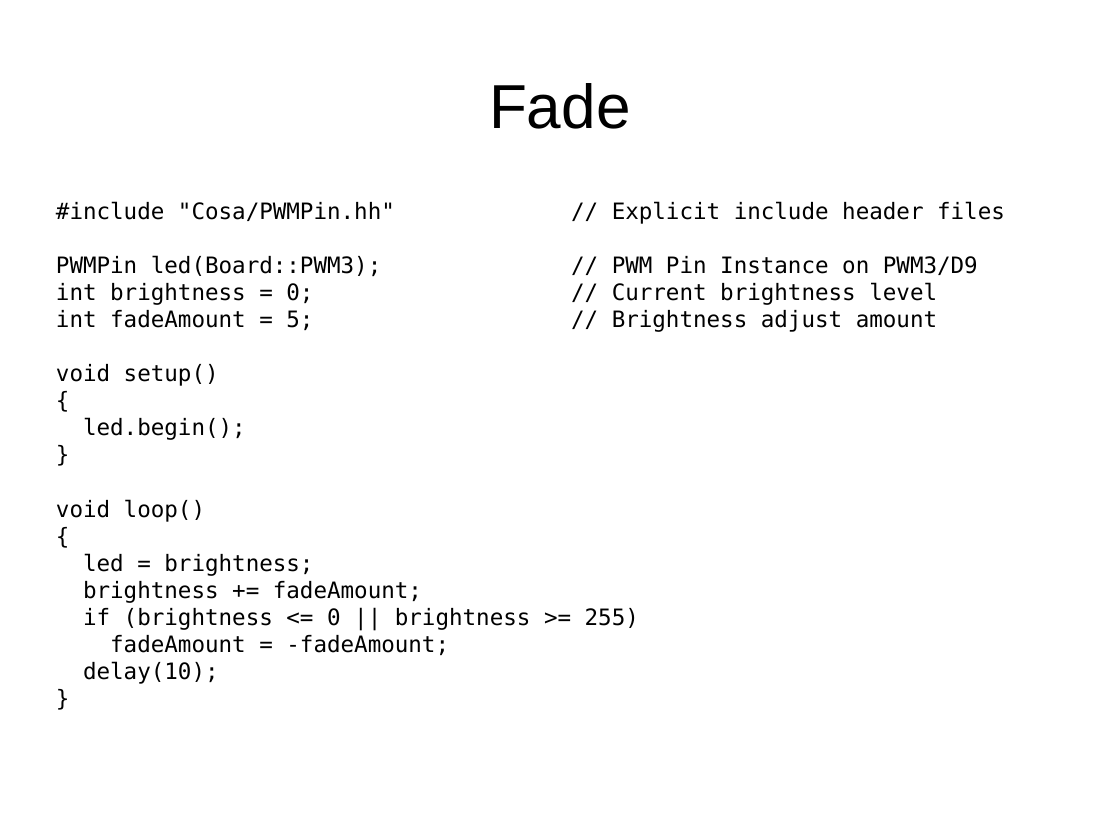
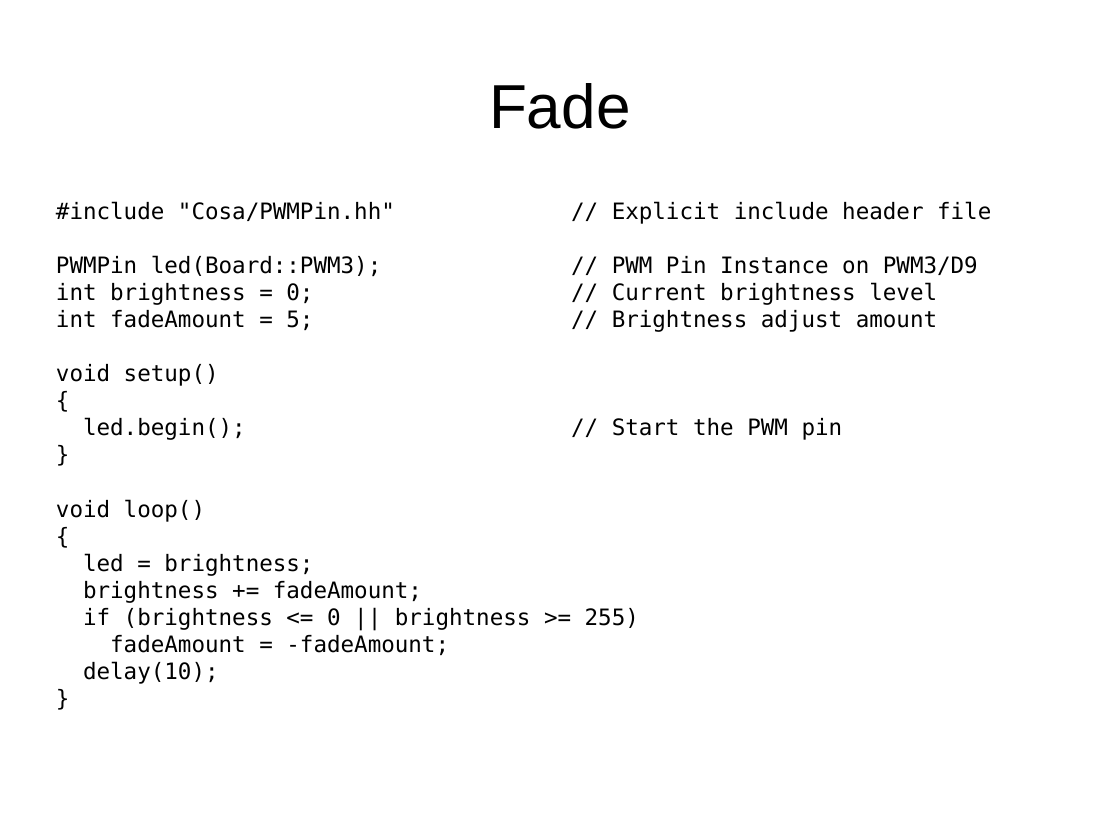
Before and after one commit to mikaelpatel/Cosa-Dolce, a slide deck: slide 16 of Lessons/00.Arduino-examples/01.Basics/Basics.odp (slide 13 before the commit). Drawn at 1120x840 pixels with LibreOffice and Linux fonts; fonts in the diff are those of the drawing. Boxes give left, top, right and bottom in pixels: in the first picture for what was removed or moved away, otherwise in the second. Text is boxed around its words. In the diff, an @@ line names an element or a change of style, - is before the commit and + after.

```diff
--- a/Lessons/00.Arduino-examples/01.Basics/Basics.odp
+++ b/Lessons/00.Arduino-examples/01.Basics/Basics.odp
@@ text at [56, 201, 991, 224]: text changed @@
-#include "Cosa/PWMPin.hh" // Explicit include header files
+#include "Cosa/PWMPin.hh" // Explicit include header file
@@ text at [83, 417, 843, 440]: text changed @@
-led.begin();
+led.begin(); // Start the PWM pin
```
Also in this commit, not shown: 10 other slides changed, 9 slides added, 3 slides removed, 7 other files.
